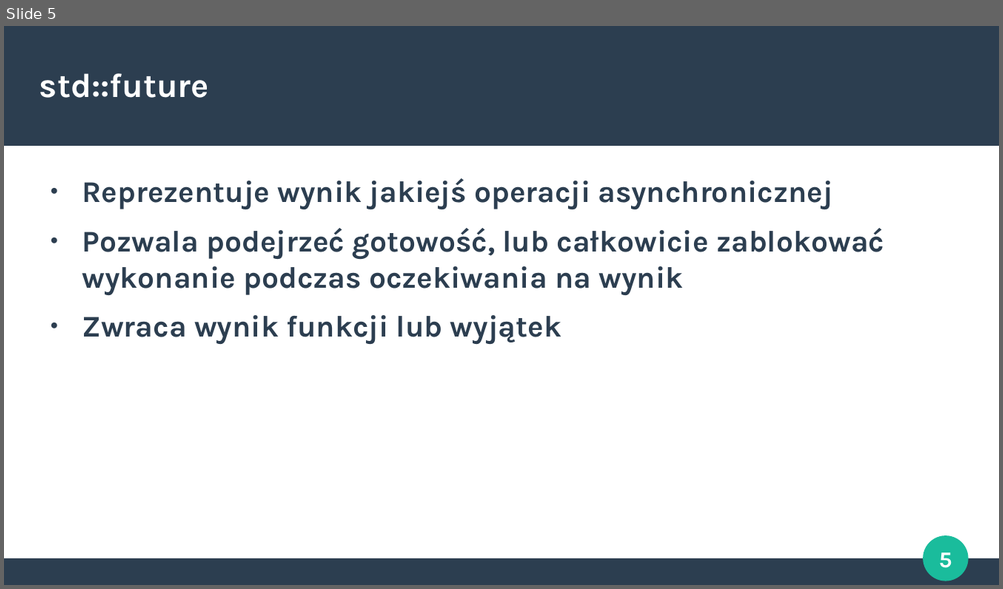
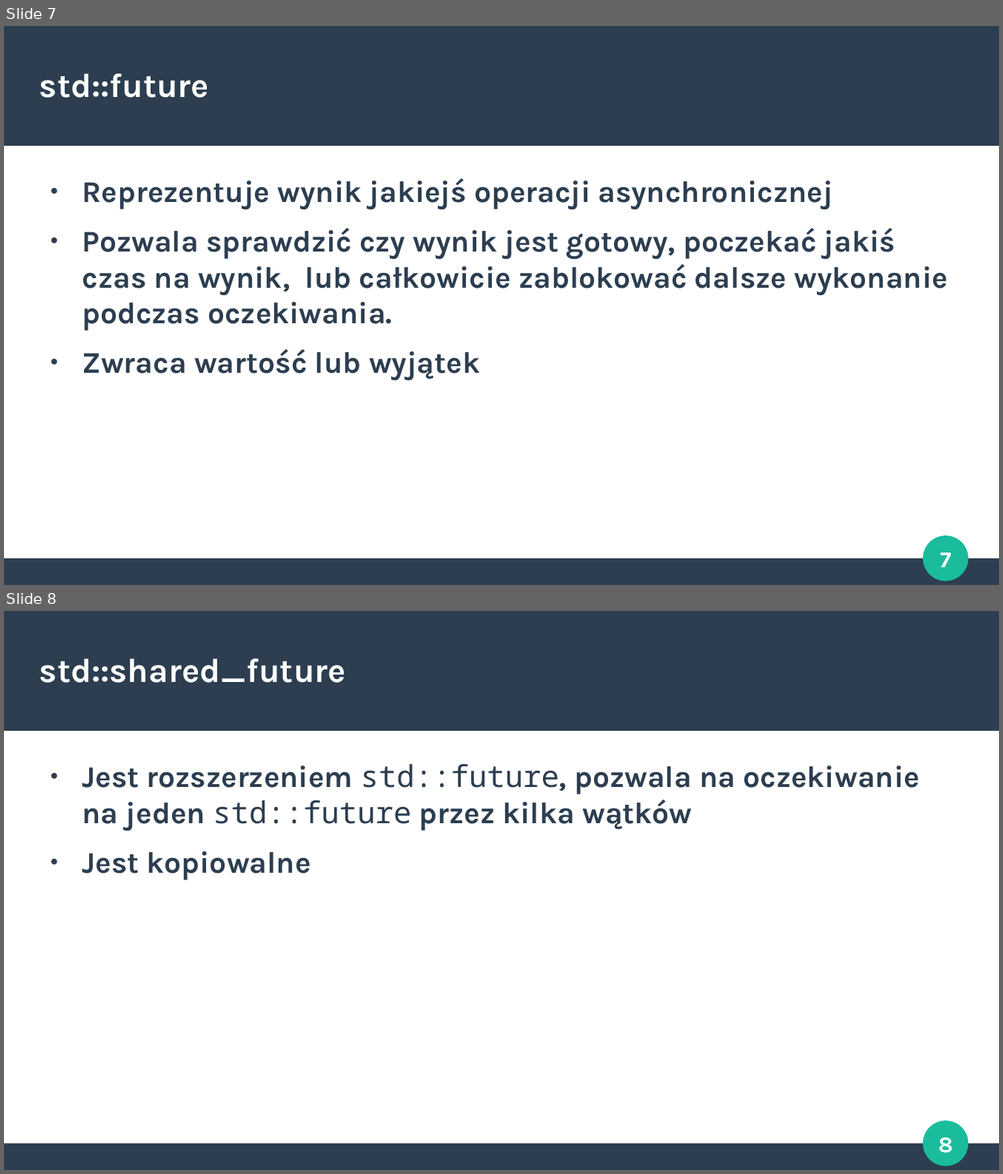
Before and after one commit to Crustacean1/Nitkowce, a slide deck: Prezka/Threads.odp. Shown one above the other, each under a label of ours: slide 5 before the commit, slides 7 and 8 after it. The pictures are 1003x589 and 1003x1174 pixels, drawn with LibreOffice and Linux fonts; fonts in the diff are those of the drawing. Boxes give left, top, right and bottom in pixels: in the first picture for what was removed or moved away, otherwise in the second. Text is boxed around its words. In the diff, an @@ line names an element or a change of style, - is before the commit and + after.

```diff
--- a/Prezka/Threads.odp
+++ b/Prezka/Threads.odp
@@ slide 8 added at (x1=4, y1=611, x2=999, y2=1170), background #FFFFFF; not listed: 4 template elements that a slide beside it also shows @@
@@ title added at (x1=40, y1=658, x2=346, y2=683), 27 pt, text #FFFFFF, bold @@
+std::shared_future
@@ text added at (x1=82, y1=764, x2=919, y2=880), 24 pt, text #2C3E50, bold @@
+● Jest rozszerzeniem std::future, pozwala na oczekiwanie na jeden std::future przez kilka wątków
+● Jest kopiowalne
@@ what was slide 5 is now slide 7 @@
@@ slide 7 changed as well @@
@@ text at (x1=82, y1=228, x2=948, y2=380): text changed @@
-● Pozwala podejrzeć gotowość, lub całkowicie zablokować wykonanie podczas oczekiwania na wynik
-● Zwraca wynik funkcji lub wyjątek
+● Pozwala sprawdzić czy wynik jest gotowy, poczekać jakiś czas na wynik, lub całkowicie zablokować dalsze wykonanie podczas oczekiwania.
+● Zwraca wartość lub wyjątek
@@ page number at (x1=939, y1=553, x2=950, y2=568): text changed @@
-5
+7
```
Also in this commit, not shown: 4 other slides changed, 8 other slides added, 3 slides removed.
